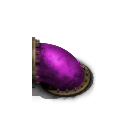
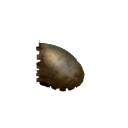
Layers edited between the first and the second 128x128 image:
hid "Layer 1" over [32, 37, 96, 103]
